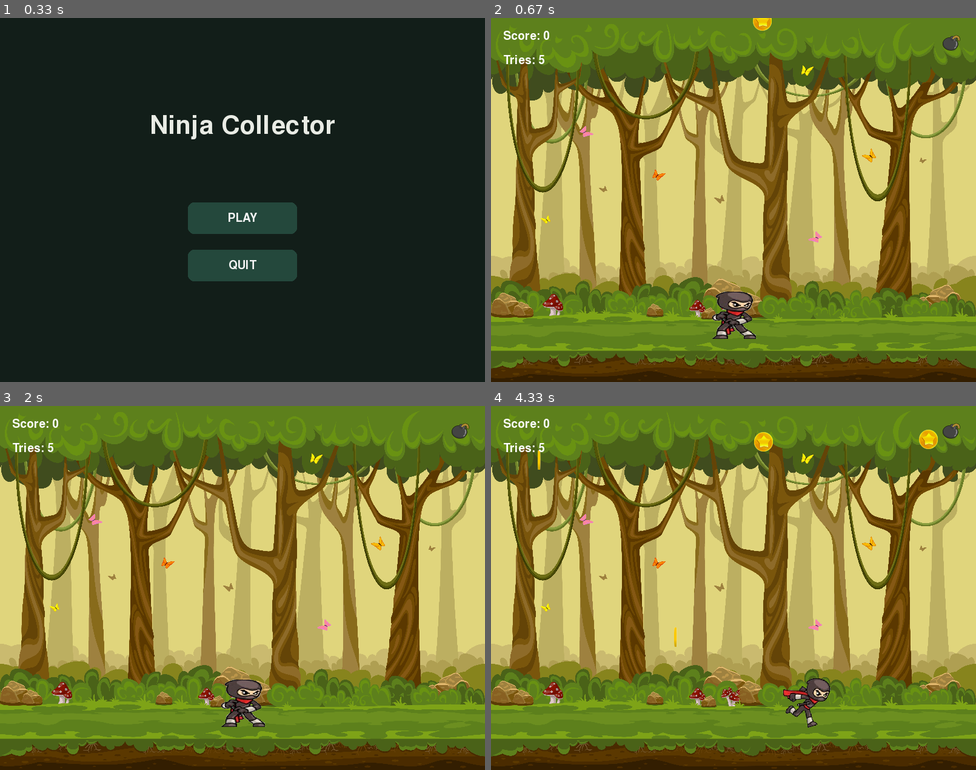
Above: before the commit, frames 1-4 (two rows, left to right).
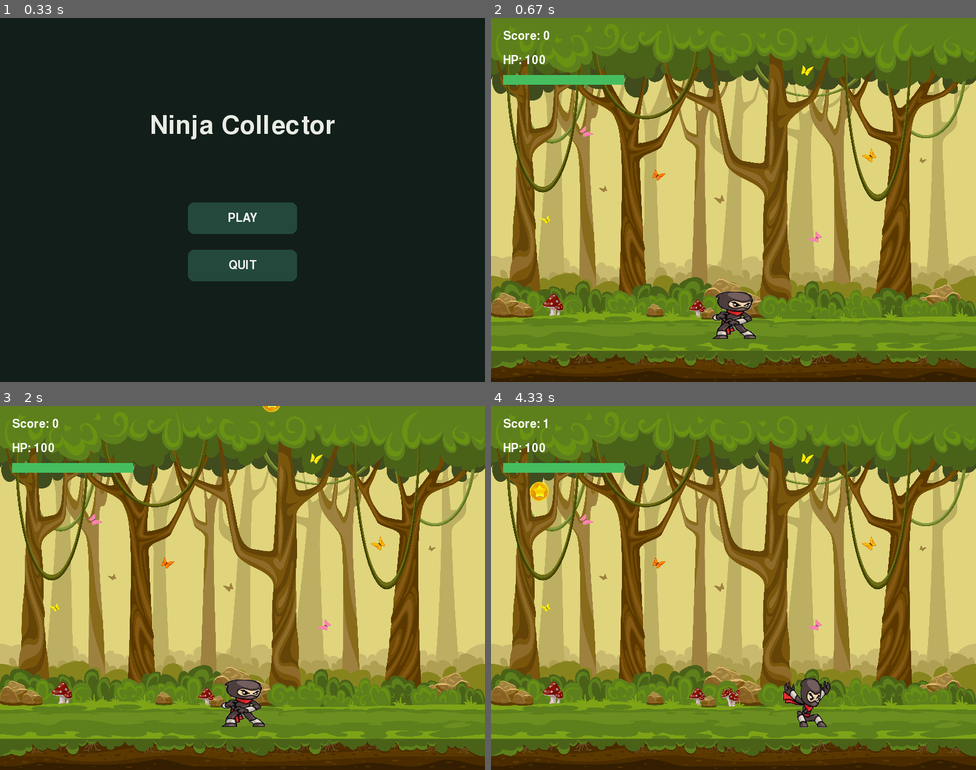
Above: after the commit, the same moments.

Repository: Rishabh-Chhangani/GUVI-Pygame-Game-Dev
Game: pygame game, started from dev.py
Same seed, same stepped clock (60 frames per second), same inputs: the game is played once before the commit and once after it.
Inputs (mouse positions are in pixels of both pictures, inside the frame that each line leads up to):
- Up to frame 1 (0.33 s): no input
- Up to frame 2 (0.67 s): tap Enter at 0.33 s
- Up to frame 3 (2 s): hold F5 0.67-1.13 s; hold Right 0.67-1.13 s; hold Esc 1.17-1.63 s; hold Right 1.17-1.63 s; click "RESTART" at 1.72 s
- Up to frame 4 (4.33 s): hold Right 2-2.47 s; move the mouse to (806, 460) at 2.03 s; hold Right 2.5-2.97 s; hold Left 3-3.53 s; hold Left 3.57-3.97 s; hold Right from 4 s (still down)

Frame 1 is identical in both runs. In frame 2, 1.0% of the frame differs, in the area x 2-97%, y 0-19%; in frame 3, 1.0%; in frame 4, 2.3%, in the area x 2-97%, y 3-89%.

Commit message:
feat(gameplay): add bomb hazards and player health HUD
Track coin drops to spawn bombs and rare stars, award star pickups points, and replace miss-based game over with player health reaching zero. Add proportional HP display and update the project overview.

Co-authored-by: Copilot <223556219+Copilot@users.noreply.github.com>

Diff:
--- a/src/config.py
+++ b/src/config.py
@@ -36,12 +36,22 @@
 COIN_SIZE = (32,32) # display width and height in pixels
 COIN_FRAME_NAMES = [f"coin{i}.png" for i in range(1, 8)]
 COIN_ANIMATION_DELAY = 125  # milliseconds for smooth natural rotation
-COIN_COUNT = 4  # Number of concurrent falling coins
-MAX_MISSED_COINS = 5
+COIN_COUNT = 2  # Number of concurrent falling coins
 
 # Bomb Settings
 BOMB_IMAGE_FILE = "bomb.png"
 BOMB_SIZE = (32, 32)
+BOMB_DAMAGE = 25
+COINS_PER_BOMB = 7
+
+# Star Settings
+STAR_IMAGE_FILE = "star1.png"
+STAR_SIZE = (32, 32)
+STAR_VALUE = 10
+COINS_PER_STAR = 10
+
+# Player Health
+PLAYER_MAX_HEALTH = 100
 
 # HUD Settings
 SCORE_FONT_SIZE = 28
@@ -50,6 +60,11 @@
 HUD_COLOR = (255, 255, 255)
 GAME_OVER_COLOR = (255, 70, 70)
 SCORE_POSITION = (20, 20)
+HEALTH_POSITION = (20, 60)
+HEALTH_BAR_POSITION = (20, 94)
+HEALTH_BAR_SIZE = (200, 16)
+HEALTH_BAR_BACKGROUND_COLOR = (75, 35, 35)
+HEALTH_BAR_COLOR = (70, 190, 95)
 
 # Main Menu Settings
 MENU_BACKGROUND_COLOR = (18, 30, 25)
--- a/src/entities/bomb.py
+++ b/src/entities/bomb.py
@@ -1,10 +1,34 @@
+import random
 import pygame
 
 
 class BombSprite(pygame.sprite.Sprite):
-    """Static bomb image sprite; hazard behavior is not implemented."""
+    """Falling bomb hazard; collision effects are handled by Game."""
 
-    def __init__(self, image: pygame.Surface, x: int, y: int) -> None:
+    def __init__(self, image: pygame.Surface, x: int, y: int, speed: float = 3.0) -> None:
         super().__init__()
         self.image = image
-        self.rect = self.image.get_rect(topleft=(x, y))
+        self.rect = self.image.get_rect(center=(x, y))
+        self.pos_y = float(self.rect.y)
+        self.speed = speed
+        self.respawned_this_update = False
+
+    def reset(self, screen_width: int) -> None:
+        """Respawns the bomb above the screen at a randomized horizontal position."""
+        assert self.rect is not None
+        rect_height = int(self.rect.height)
+        self.pos_y = float(-random.randint(rect_height, rect_height + 250))
+        max_x = max(10, screen_width - int(self.rect.width) - 10)
+        self.rect.x = random.randint(10, max_x)
+        self.rect.y = int(self.pos_y)
+        self.speed = random.uniform(2.5, 4.5)
+
+    def update(self, screen_width: int, screen_height: int) -> None:
+        """Moves the bomb down and respawns it after it leaves the playable area."""
+        assert self.rect is not None
+        self.respawned_this_update = False
+        self.pos_y += self.speed
+        self.rect.y = int(self.pos_y)
+        if self.rect.top > screen_height:
+            self.reset(screen_width)
+            self.respawned_this_update = True
--- a/src/entities/coin.py
+++ b/src/entities/coin.py
@@ -25,7 +25,7 @@
         self.rect.center = (x, y)
         self.pos_y = float(self.rect.y)
         self.speed = speed
-        self.missed_this_update = False
+        self.respawned_this_update = False
 
     def reset(self, screen_width: int = 800) -> None:
         """Resets the coin above the screen at a randomized horizontal position and speed."""
@@ -40,7 +40,7 @@
     def update(self, screen_width: int = 800, screen_height: int = 600) -> None:
         """Updates downward falling kinematics and frame animation."""
         assert self.rect is not None
-        self.missed_this_update = False
+        self.respawned_this_update = False
         # Kinematics
         self.pos_y += self.speed
         self.rect.y = int(self.pos_y)
@@ -55,4 +55,4 @@
         # Screen loop
         if self.rect.top > screen_height:
             self.reset(screen_width)
-            self.missed_this_update = True
+            self.respawned_this_update = True
--- a/src/entities/player.py
+++ b/src/entities/player.py
@@ -1,5 +1,11 @@
 import pygame
-from src.config import PLAYER_SPEED, PLAYER_ANIMATION_DELAY, PLAYER_SIZE, PLAYER_BOTTOM_OFFSET
+from src.config import (
+    PLAYER_SPEED,
+    PLAYER_ANIMATION_DELAY,
+    PLAYER_SIZE,
+    PLAYER_BOTTOM_OFFSET,
+    PLAYER_MAX_HEALTH,
+)
 
 
 class Player(pygame.sprite.Sprite):
@@ -16,6 +22,7 @@
         animation_delay : int = PLAYER_ANIMATION_DELAY,
         running_frames: list[pygame.Surface] | None = None,
         catch_frames: list[pygame.Surface] | None = None,
+        max_health: int = PLAYER_MAX_HEALTH,
     ):
         super().__init__()
         self.frames = frames
@@ -31,9 +38,15 @@
         self.facing_right = True
         self.is_moving = False
         self.is_catching = False
+        self.max_health = max_health
+        self.health = max_health
 
         self.image = self.frames[self.current_frame]
         self.rect = pygame.Rect(x, y, size[0], size[1])
+
+    def take_damage(self, amount: int) -> None:
+        """Reduces health without allowing it to fall below zero."""
+        self.health = max(0, self.health - amount)
 
     def start_catch(self) -> None:
         """Starts the one-shot catch animation when frames are available."""
--- a/src/entities/star.py
+++ b/src/entities/star.py
@@ -12,6 +12,7 @@
         self.rect.center = (x, y)
         self.pos_y = float(self.rect.y)
         self.speed = speed
+        self.respawned_this_update = False
 
     def reset(self, screen_width: int = 800) -> None:
         """Disappears the star from current position and respawns it above the screen."""
@@ -25,9 +26,11 @@
     def update(self, screen_width: int = 800, screen_height: int = 600) -> None:
         """Moves the star downward and resets when out of bounds."""
         assert self.rect is not None
+        self.respawned_this_update = False
         self.pos_y += self.speed
         self.rect.y = int(self.pos_y)
 
         # Wrap around / respawn if past bottom
         if self.rect.top > screen_height:
             self.reset(screen_width)
+            self.respawned_this_update = True
--- a/src/game.py
+++ b/src/game.py
@@ -6,6 +6,7 @@
 import src.entities.player as player_module
 import src.entities.coin as coin_module
 import src.entities.bomb as bomb_module
+import src.entities.star as star_module
 
 
 class Game:
@@ -39,8 +40,9 @@
         self.running = True
         self.state = "MENU"
         self.score = 0
-        self.missed_coins = 0
-        self.game_over = False
+        self.coin_drop_count = 0
+        self.bomb_drop_count = 0
+        self.star_drop_count = 0
         self.score_font = pygame.font.Font(config.FONT_FILE, config.SCORE_FONT_SIZE)
         self.game_over_font = pygame.font.Font(config.FONT_FILE, config.GAME_OVER_FONT_SIZE)
         self.menu_title_font = pygame.font.Font(config.FONT_FILE, config.MENU_TITLE_FONT_SIZE)
@@ -63,11 +65,6 @@
         # Initialize Entities
         self._init_entities()
 
-    @property
-    def tries_remaining(self) -> int:
-        """Remaining tries derived from the existing missed-coin count."""
-        return max(0, config.MAX_MISSED_COINS - self.missed_coins)
-
     def _init_entities(self):
         """Instantiates all player and world sprite entities."""
         # Player
@@ -91,28 +88,73 @@
             bottom_offset=config.PLAYER_BOTTOM_OFFSET
         )
 
-        # Animated Coins with smooth proportional scaling
-        coin_frames = self.assets.get_proportional_animation(config.COIN_FRAME_NAMES, target_box=config.COIN_SIZE)
-        self.coins_group: pygame.sprite.Group[coin_module.CoinSprite] = pygame.sprite.Group()
-        self.all_sprites: pygame.sprite.Group[coin_module.CoinSprite] = pygame.sprite.Group()
-        bomb_image = self.assets.get_image(
+        # Load collectible and hazard assets through AssetManager.
+        self.coin_frames = self.assets.get_proportional_animation(
+            config.COIN_FRAME_NAMES,
+            target_box=config.COIN_SIZE,
+        )
+        self.bomb_image = self.assets.get_image(
             config.BOMB_IMAGE_FILE,
             size=config.BOMB_SIZE,
             smooth=True,
         )
-        self.bomb: bomb_module.BombSprite = bomb_module.BombSprite(
-            image=bomb_image,
-            x=max(0, self.width - config.BOMB_SIZE[0] - 24),
-            y=24,
-        )
+        self.star_image = self.assets.get_image(
+            config.STAR_IMAGE_FILE,
+            size=config.STAR_SIZE,
+            smooth=True,
+        )
+
+        self.coins_group: pygame.sprite.Group[coin_module.CoinSprite] = pygame.sprite.Group()
+        self.all_sprites: pygame.sprite.Group[coin_module.CoinSprite] = self.coins_group
+        self.bombs_group: pygame.sprite.Group[bomb_module.BombSprite] = pygame.sprite.Group()
+        self.stars_group: pygame.sprite.Group[star_module.StarSprite] = pygame.sprite.Group()
 
         # Spawn initial coins staggered across screen
         for _ in range(config.COIN_COUNT):
             spawn_x = random.randint(30, max(30, self.width - config.COIN_SIZE[0] - 30))
             spawn_y = -random.randint(50, 400)
-            coin = coin_module.CoinSprite(coin_frames, spawn_x, spawn_y, speed=random.uniform(2.5, 4.0))
-            self.coins_group.add(coin)
-            self.all_sprites.add(coin)
+            self._spawn_coin(spawn_x, spawn_y, random.uniform(2.5, 4.0))
+
+    def _spawn_coin(self, x: int, y: int, speed: float) -> None:
+        """Creates a coin and triggers rare drops at configured coin milestones."""
+        coin = coin_module.CoinSprite(self.coin_frames, x, y, speed=speed)
+        self.coins_group.add(coin)
+        self._register_coin_drop()
+
+    def _register_coin_drop(self) -> None:
+        """Tracks each initial spawn or respawn and triggers milestone hazards."""
+        self.coin_drop_count += 1
+
+        if self.coin_drop_count % config.COINS_PER_BOMB == 0:
+            self._spawn_bomb()
+        if self.coin_drop_count % config.COINS_PER_STAR == 0:
+            self._spawn_star()
+
+    def _spawn_bomb(self) -> None:
+        """Drops a bomb from a randomized position above the play area."""
+        spawn_x = random.randint(30, max(30, self.width - config.BOMB_SIZE[0] - 30))
+        spawn_y = -random.randint(50, 400)
+        bomb = bomb_module.BombSprite(
+            self.bomb_image,
+            spawn_x,
+            spawn_y,
+            speed=random.uniform(2.5, 4.0),
+        )
+        self.bombs_group.add(bomb)
+        self.bomb_drop_count += 1
+
+    def _spawn_star(self) -> None:
+        """Drops a rare, ten-point star from above the play area."""
+        spawn_x = random.randint(30, max(30, self.width - config.STAR_SIZE[0] - 30))
+        spawn_y = -random.randint(50, 400)
+        star = star_module.StarSprite(
+            self.star_image,
+            spawn_x,
+            spawn_y,
+            speed=random.uniform(2.5, 4.0),
+        )
+        self.stars_group.add(star)
+        self.star_drop_count += 1
 
     def reload_game_state(self):
         """Hot-reloads configuration, assets, and entities live without restarting."""
@@ -183,24 +225,27 @@
     def _start_game_play(self):
         """Resets gameplay and enters the PLAYING state."""
         self.score = 0
-        self.missed_coins = 0
-        self.game_over = False
+        self.coin_drop_count = 0
+        self.bomb_drop_count = 0
+        self.star_drop_count = 0
         self.state = "PLAYING"
         self._init_entities()
 
     def _restart_playing_session(self):
         """Reinitializes the current session and starts playing immediately."""
         self.score = 0
-        self.missed_coins = 0
-        self.game_over = False
+        self.coin_drop_count = 0
+        self.bomb_drop_count = 0
+        self.star_drop_count = 0
         self.state = "PLAYING"
         self._init_entities()
 
     def _return_to_menu(self):
         """Resets the current gameplay session and returns to the menu."""
         self.score = 0
-        self.missed_coins = 0
-        self.game_over = False
+        self.coin_drop_count = 0
+        self.bomb_drop_count = 0
+        self.star_drop_count = 0
         self.state = "MENU"
         self._init_entities()
 
@@ -262,22 +307,24 @@
         if self.state != "PLAYING":
             return
 
-        if self.game_over:
+        if self.player.health <= 0:
             self.state = "GAME_OVER"
             return
 
-        # Update coins and count those that pass the bottom of the screen.
+        # Keep coin spawns and milestone drops coordinated in the Game layer.
         for coin in self.coins_group:
             coin.update(self.width, self.height)
-            if coin.missed_this_update:
-                self.missed_coins += 1
-                if self.missed_coins >= config.MAX_MISSED_COINS:
-                    self.game_over = True
-                    self.state = "GAME_OVER"
-                    break
-
-        if self.state == "GAME_OVER":
-            return
+            if coin.respawned_this_update:
+                self._register_coin_drop()
+
+        for bomb in self.bombs_group:
+            bomb.update(self.width, self.height)
+            if bomb.respawned_this_update:
+                self.bomb_drop_count += 1
+        for star in self.stars_group:
+            star.update(self.width, self.height)
+            if star.respawned_this_update:
+                self.star_drop_count += 1
 
         # Update player position and animation
         self.player.update(self.width, self.height)
@@ -289,6 +336,22 @@
             self.player.start_catch()
             for coin in collected_coins:
                 coin.reset(self.width)
+                self._register_coin_drop()
+
+        collected_stars = pygame.sprite.spritecollide(self.player, self.stars_group, False)
+        for star in collected_stars:
+            self.score += config.STAR_VALUE
+            star.reset(self.width)
+            self.star_drop_count += 1
+
+        hit_bombs = pygame.sprite.spritecollide(self.player, self.bombs_group, False)
+        for bomb in hit_bombs:
+            self.player.take_damage(config.BOMB_DAMAGE)
+            bomb.reset(self.width)
+            self.bomb_drop_count += 1
+            if self.player.health <= 0:
+                self.state = "GAME_OVER"
+                break
 
     def _draw_main_menu(self):
         """Draws the main menu screen."""
@@ -376,15 +439,24 @@
 
         self.window.blit(self.bg_image, (0, 0))
         self.all_sprites.draw(self.window)
-        self.window.blit(self.bomb.image, self.bomb.rect)
+        self.bombs_group.draw(self.window)
+        self.stars_group.draw(self.window)
         self.player.draw(self.window)
 
         score_surface = self.score_font.render(f"Score: {self.score}", True, config.HUD_COLOR)
         self.window.blit(score_surface, config.SCORE_POSITION)
-
-        if self.state == "PLAYING":
-            tries_surface = self.score_font.render(f"Tries: {self.tries_remaining}", True, config.HUD_COLOR)
-            self.window.blit(tries_surface, (20, 60))
+        health_surface = self.score_font.render(
+            f"HP: {self.player.health}",
+            True,
+            config.HUD_COLOR,
+        )
+        self.window.blit(health_surface, config.HEALTH_POSITION)
+        health_bar_rect = pygame.Rect(*config.HEALTH_BAR_POSITION, *config.HEALTH_BAR_SIZE)
+        pygame.draw.rect(self.window, config.HEALTH_BAR_BACKGROUND_COLOR, health_bar_rect)
+        health_ratio = self.player.health / self.player.max_health
+        health_fill_rect = health_bar_rect.copy()
+        health_fill_rect.width = round(health_bar_rect.width * health_ratio)
+        pygame.draw.rect(self.window, config.HEALTH_BAR_COLOR, health_fill_rect)
 
         if self.state == "GAME_OVER":
             game_over_surface = self.game_over_font.render("GAME OVER", True, config.GAME_OVER_COLOR)
Not shown, changed: docs/PROJECT_OVERVIEW.md
